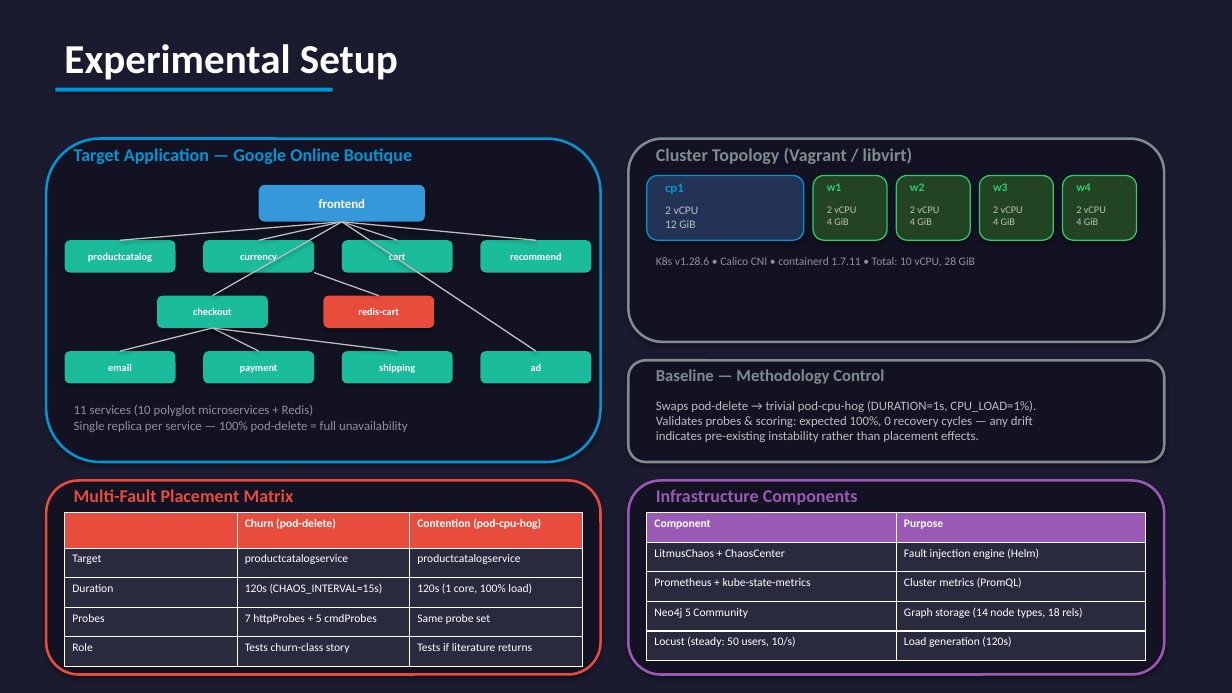
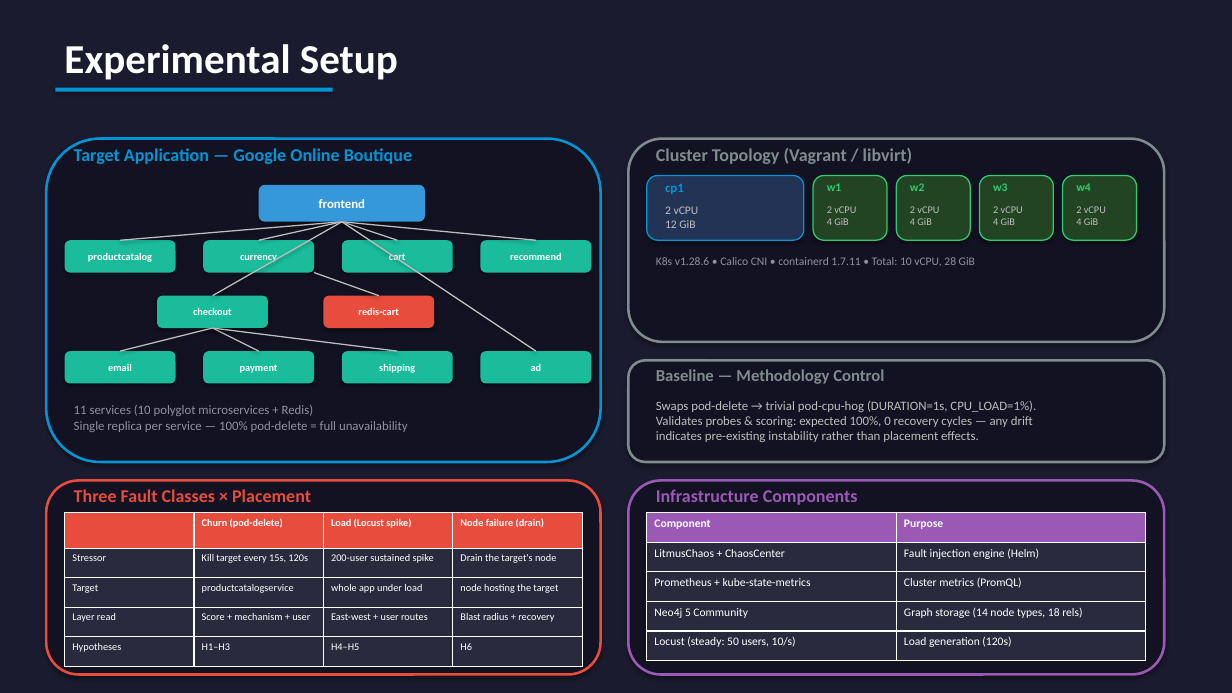
Before and after one commit to yhu02/uva-msc-thesis, a slide deck: slide 6 of ChaosProbe_Presentation.pptx. Drawn at 1232x693 pixels with LibreOffice and Linux fonts; fonts in the diff are those of the drawing. Boxes give left, top, right and bottom in pixels: in the first picture for what was removed or moved away, otherwise in the second. Text is boxed around its words. In the diff, an @@ line names an element or a change of style, - is before the commit and + after.

```diff
--- a/ChaosProbe_Presentation.pptx
+++ b/ChaosProbe_Presentation.pptx
@@ text at (74, 489, 311, 502): text changed @@
-Multi-Fault Placement Matrix
+Three Fault Classes × Placement
@@ table at (65, 513, 582, 661) @@
-column 1:  | Target | Duration | Probes | Role
-column 2: Churn (pod-delete) | productcatalogservice | 120s (CHAOS_INTERVAL=15s) | 7 httpProbes + 5 cmdProbes | Tests churn-class story
-column 3: Contention (pod-cpu-hog) | productcatalogservice | 120s (1 core, 100% load) | Same probe set | Tests if literature returns
+column 1:  | Stressor | Target | Layer read | Hypotheses
+column 2: Churn (pod-delete) | Kill target every 15s, 120s | productcatalogservice | Score + mechanism + user | H1–H3
+column 3: Load (Locust spike) | 200-user sustained spike | whole app under load | East-west + user routes | H4–H5
+column 4: Node failure (drain) | Drain the target's node | node hosting the target | Blast radius + recovery | H6
```
Also in this commit, not shown: 6 other slides changed, 7 slides added, 5 slides removed.
